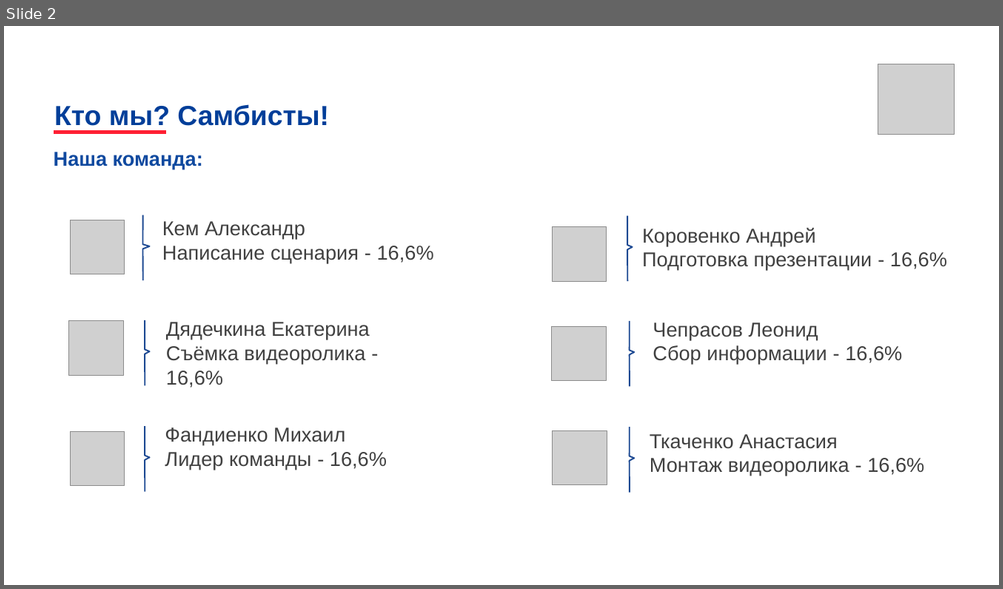
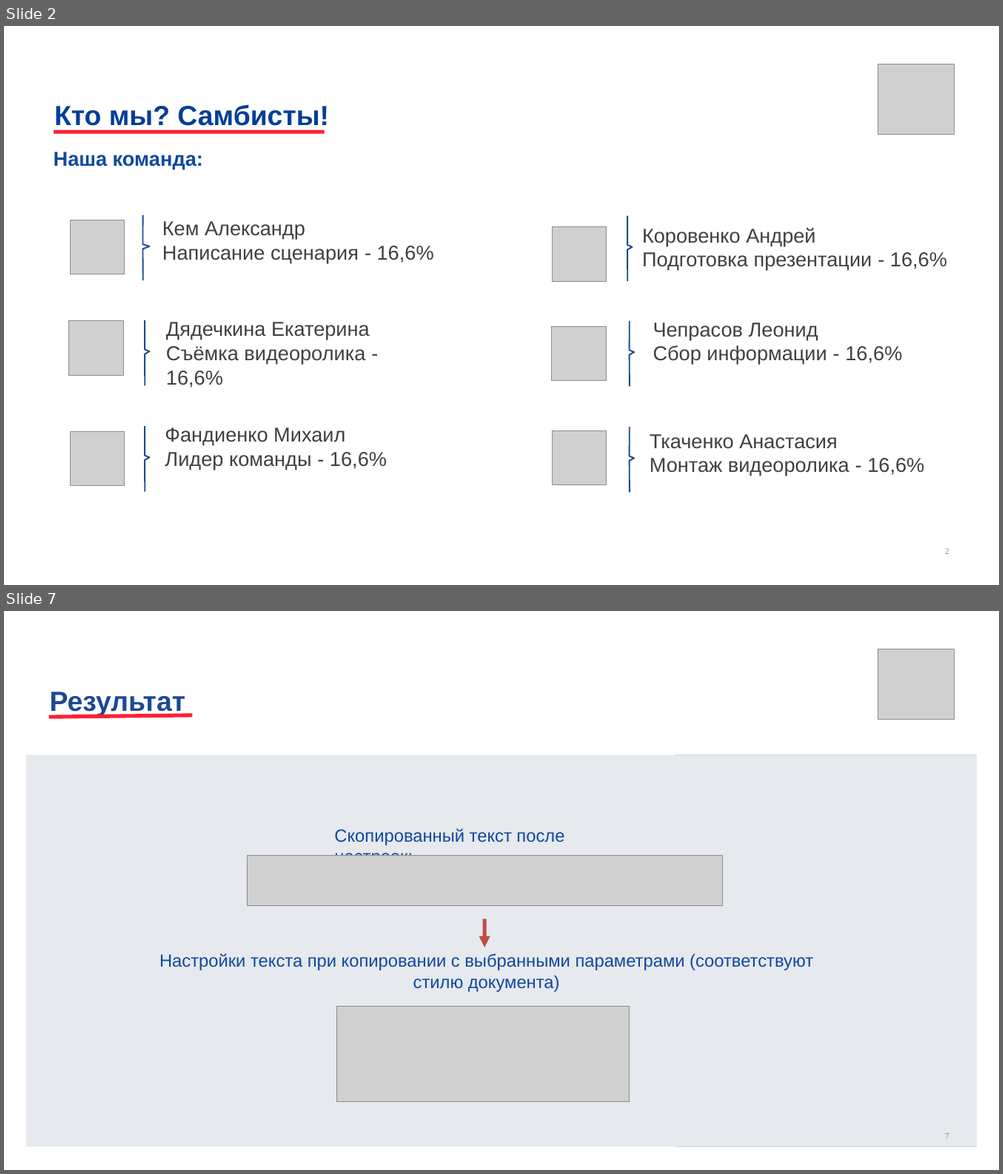
Before and after one commit to 0Sendai/Pmi-project-p2, a slide deck: Вставка текста, отформатированного под стиль документа.pptx. Shown one above the other, each under a label of ours: slide 2 before the commit, slides 2 and 7 after it; the slides between them are not shown. The pictures are 1003x589 and 1003x1174 pixels, drawn with LibreOffice and Linux fonts; fonts in the diff are those of the drawing; grey boxes stand for pictures; background and template pictures are left out. Boxes give left, top, right and bottom in pixels: in the first picture for what was removed or moved away, otherwise in the second. Text is boxed around its words. In the diff, an @@ line names an element or a change of style, - is before the commit and + after.

```diff
--- a/Вставка текста, отформатированного под стиль документа.pptx
+++ b/Вставка текста, отформатированного под стиль документа.pptx
@@ slide 7 added at [4,611,999,1170], background #FFFFFF @@
@@ picture added at [877,649,953,720] @@
@@ text added at [50,692,185,717], 44 pt, text #1D4992, bold @@
+Результат
@@ line added from (192, 715) to (49, 717), #FF1F33 6 pt @@
@@ rectangle added at [26,755,976,1147], fill #E6E9ED @@
@@ rectangle added at [674,755,976,1147], fill #4973B3 @@
@@ text added at [334,829,564,856], 28 pt, text #0F499F @@
+Скопированный текст после настроек:
@@ picture added at [247,855,722,906] @@
@@ arrow added from (484, 919) to (484, 948), #BE4B48 6 pt @@
@@ text added at [159,954,813,992], 28 pt, text #0F499F @@
+Настройки текста при копировании с выбранными параметрами (соответствуют стилю документа)
@@ picture added at [336,1006,629,1102] @@
@@ page number added at [945,1133,949,1139], 14 pt, text #8C8C8C @@
+7
@@ slide 2 changed as well @@
@@ text "Кто мы? Самбисты!" at [54,104,329,131]: line spacing 1.01 to 1 @@
@@ line moved from (166, 132) - (54, 132) to (324, 132) - (54, 132) @@
@@ page number added at [945,548,949,554], 14 pt, text #8C8C8C @@
+2
```
Also in this commit, not shown: 2 other slides changed, 4 other slides added, 2 slides removed, 1 other file.
